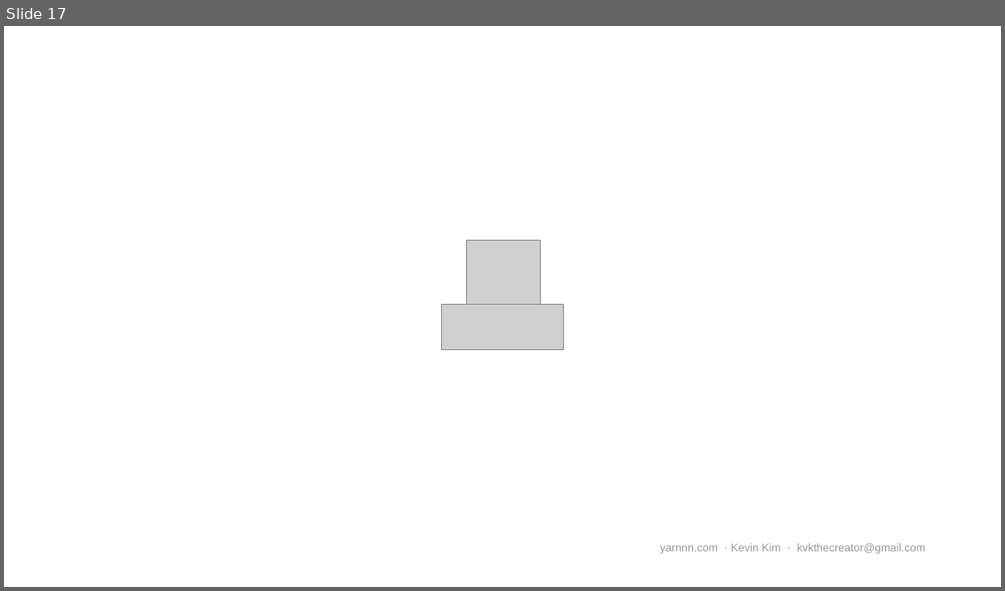
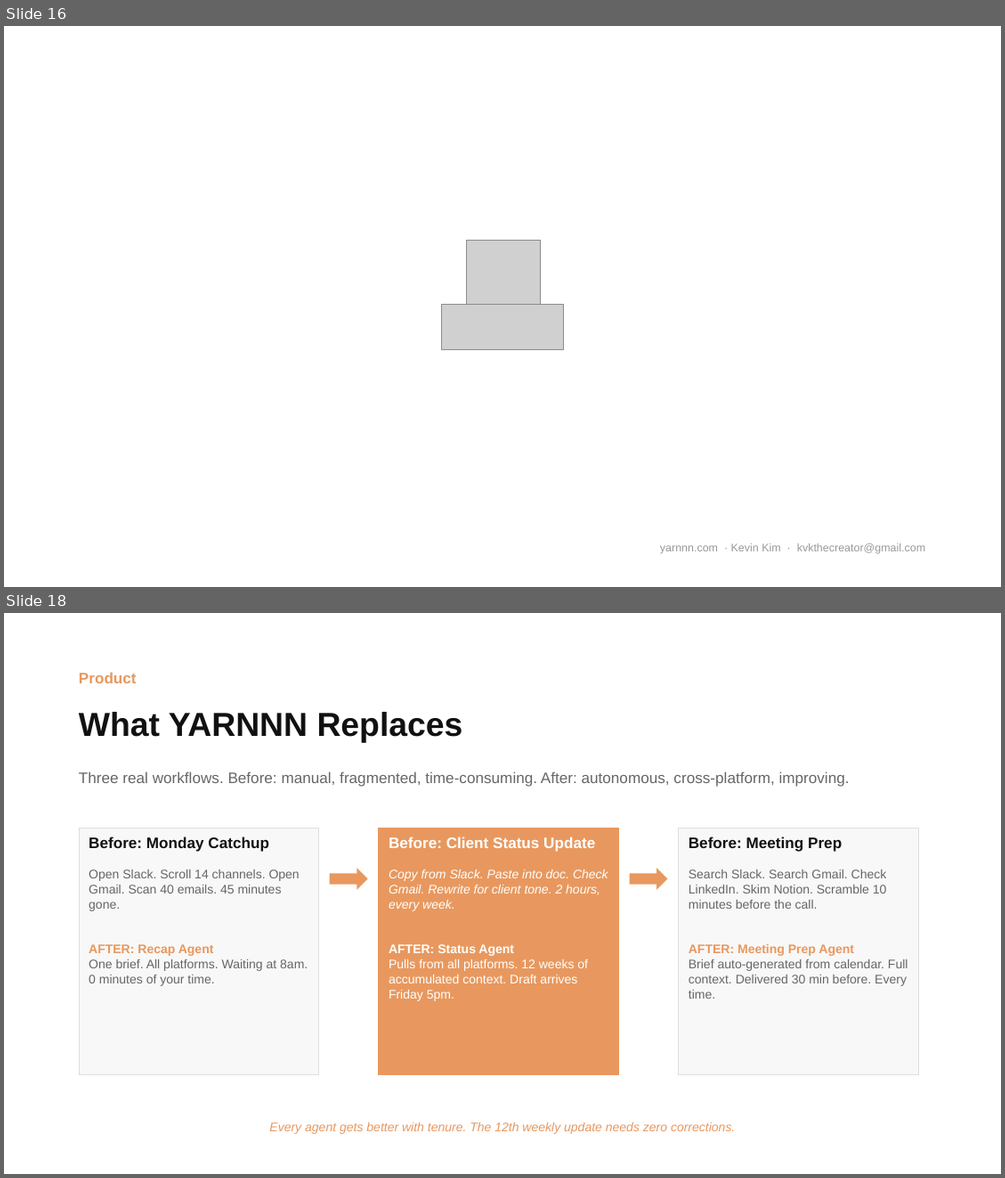
Before and after one commit to Kvkthecreator/yarnnnn, a slide deck: docs/working_docs/investors/IR Deck - yarnnn - March 2026.pptx. Shown one above the other, each under a label of ours: slide 17 before the commit, slides 16 and 18 after it; the slides between them are not shown. The pictures are 1005x591 and 1005x1178 pixels, drawn with LibreOffice and Linux fonts; fonts in the diff are those of the drawing; grey boxes stand for pictures. Boxes give left, top, right and bottom in pixels: in the first picture for what was removed or moved away, otherwise in the second. Text is boxed around its words. In the diff, an @@ line names an element or a change of style, - is before the commit and + after.

```diff
--- a/docs/working_docs/investors/IR Deck - yarnnn - March 2026.pptx
+++ b/docs/working_docs/investors/IR Deck - yarnnn - March 2026.pptx
@@ slide 18 added at [4,613,1001,1174], background #FFFFFF @@
@@ text added at [79,672,137,683], 11 pt, text #E8985E, bold @@
+Product
@@ text added at [79,712,463,742], 24 pt, text #111111, bold @@
+What YARNNN Replaces
@@ text added at [79,771,850,787], 11 pt, text #666666 @@
+Three real workflows. Before: manual, fragmented, time-consuming. After: autonomous, cross-platform, improving.
@@ rectangle added at [79,828,319,1076], fill #F8F8F8, outline #DEDEDE 0.75 pt, 9 pt, text #666666 @@
+Before: Monday Catchup
+Open Slack. Scroll 14 channels. Open Gmail. Scan 40 emails. 45 minutes gone.
+AFTER: Recap Agent
+One brief. All platforms. Waiting at 8am. 0 minutes of your time.
@@ rectangle added at [379,828,619,1076], fill #E8985E, outline #E8985E 0.75 pt, 9 pt, text #FFFFFF @@
+Before: Client Status Update
+Copy from Slack. Paste into doc. Check Gmail. Rewrite for client tone. 2 hours, every week.
+AFTER: Status Agent
+Pulls from all platforms. 12 weeks of accumulated context. Draft arrives Friday 5pm.
@@ rectangle added at [678,828,918,1076], fill #F8F8F8, outline #DEDEDE 0.75 pt, 9 pt, text #666666 @@
+Before: Meeting Prep
+Search Slack. Search Gmail. Check LinkedIn. Skim Notion. Scramble 10 minutes before the call.
+AFTER: Meeting Prep Agent
+Brief auto-generated from calendar. Full context. Delivered 30 min before. Every time.
@@ right arrow added at [330,868,368,890], fill #E8985E @@
@@ right arrow added at [629,868,667,890], fill #E8985E @@
@@ text added at [269,1122,735,1134], 9 pt, text #E8985E, italic @@
+Every agent gets better with tenure. The 12th weekly update needs zero corrections.
@@ what was slide 17 is now slide 16 @@
```
Also in this commit, not shown: 13 slides changed, 1 slide removed, 7 other files.
